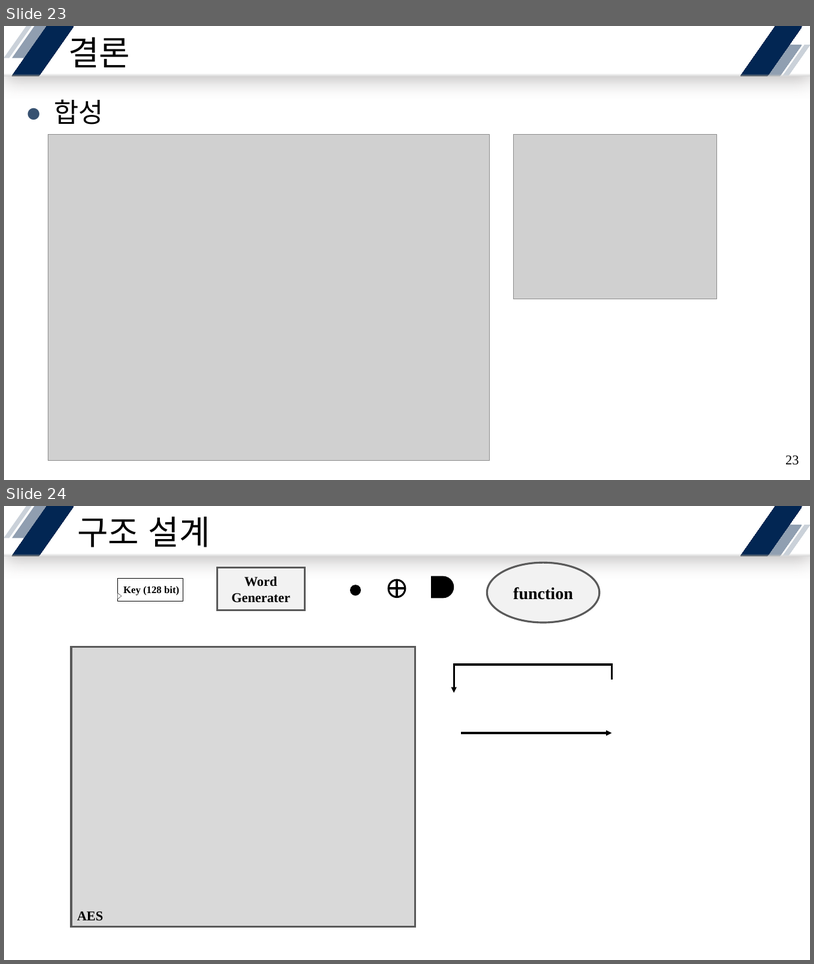
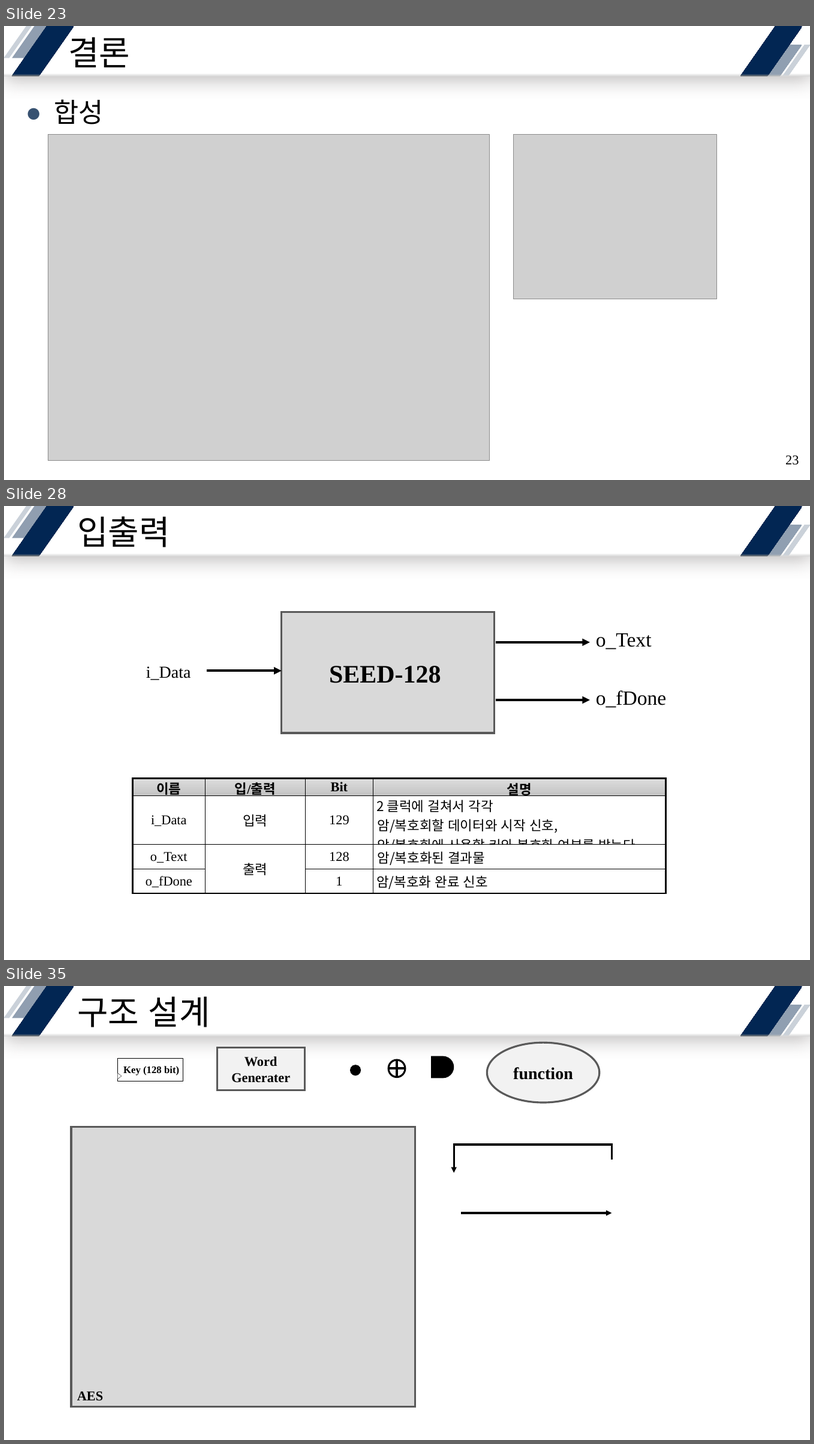
Before and after one commit to yuyu0830/FPGA_AES128, a slide deck: SEED/ref/SEED-128.pptx. Shown one above the other, each under a label of ours: slides 23 and 24 before the commit, slides 23, 28 and 35 after it; the slides between them are not shown. The pictures are 814x964 and 814x1444 pixels, drawn with LibreOffice and Linux fonts; fonts in the diff are those of the drawing; grey boxes stand for pictures. Boxes give left, top, right and bottom in pixels: in the first picture for what was removed or moved away, otherwise in the second. Text is boxed around its words. In the diff, an @@ line names an element or a change of style, - is before the commit and + after.

Commit message:
add : SEED-128 Minimize

```diff
--- a/SEED/ref/SEED-128.pptx
+++ b/SEED/ref/SEED-128.pptx
@@ slide 28 added at (x1=4, y1=506, x2=810, y2=960), background #FFFFFF; not listed: 7 template elements that a slide beside it also shows @@
@@ text added at (x1=77, y1=516, x2=170, y2=547), 40 pt, text #000000 @@
+입출력
@@ rectangle added at (x1=282, y1=612, x2=495, y2=733), fill #D9D9D9, outline #595959 2.25 pt, 30 pt, text #000000, bold @@
+  SEED-128
@@ arrow added from (496, 642) to (590, 642), #000000 3 pt @@
@@ text added at (x1=596, y1=633, x2=652, y2=649), 24 pt, text #000000 @@
+o_Text
@@ text added at (x1=146, y1=666, x2=191, y2=680), 20 pt, text #000000 @@
+i_Data
@@ arrow added from (207, 670) to (282, 670), #000000 3 pt @@
@@ arrow added from (496, 700) to (590, 700), #000000 3 pt @@
@@ text added at (x1=596, y1=690, x2=667, y2=708), 24 pt, text #000000 @@
+o_fDone
@@ table added at (x1=133, y1=778, x2=666, y2=893), 4 rows, 4 columns @@
+이름 | 입/출력 | Bit | 설명
+i_Data | 입력 | 129 | 2 클럭에 걸쳐서 각각 / 암/복호회할 데이터와 시작 신호, / 암/복호화에 사용할 키와 복호화 여부를 받는다
+o_Text | 출력 | 128 | 암/복호화된 결과물
+o_fDone |  | 1 | 암/복호화 완료 신호
@@ what was slide 24 is now slide 35 @@
```
Also in this commit, not shown: 1 slide changed, 10 other slides added, 15 other files.
